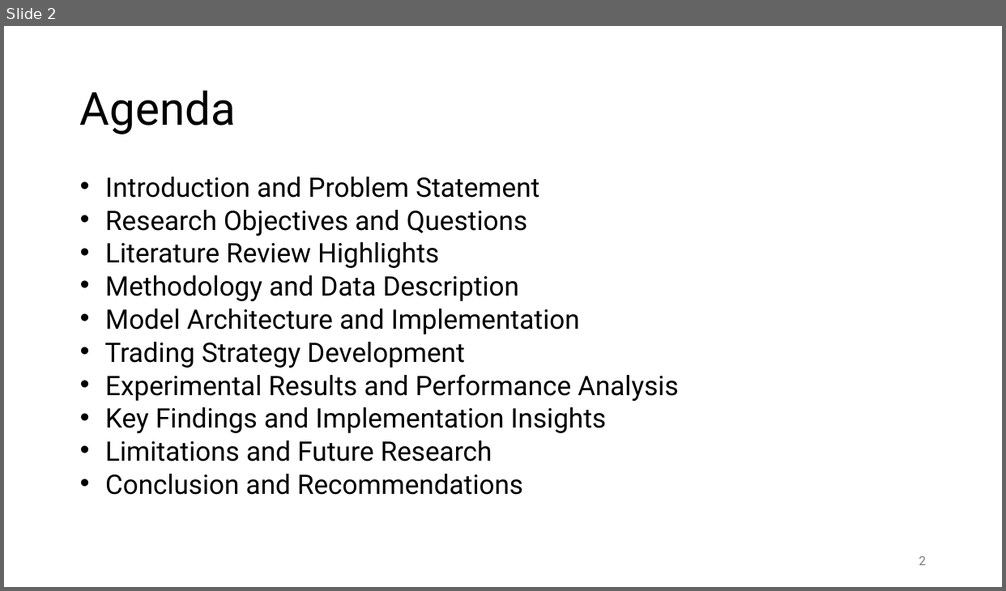
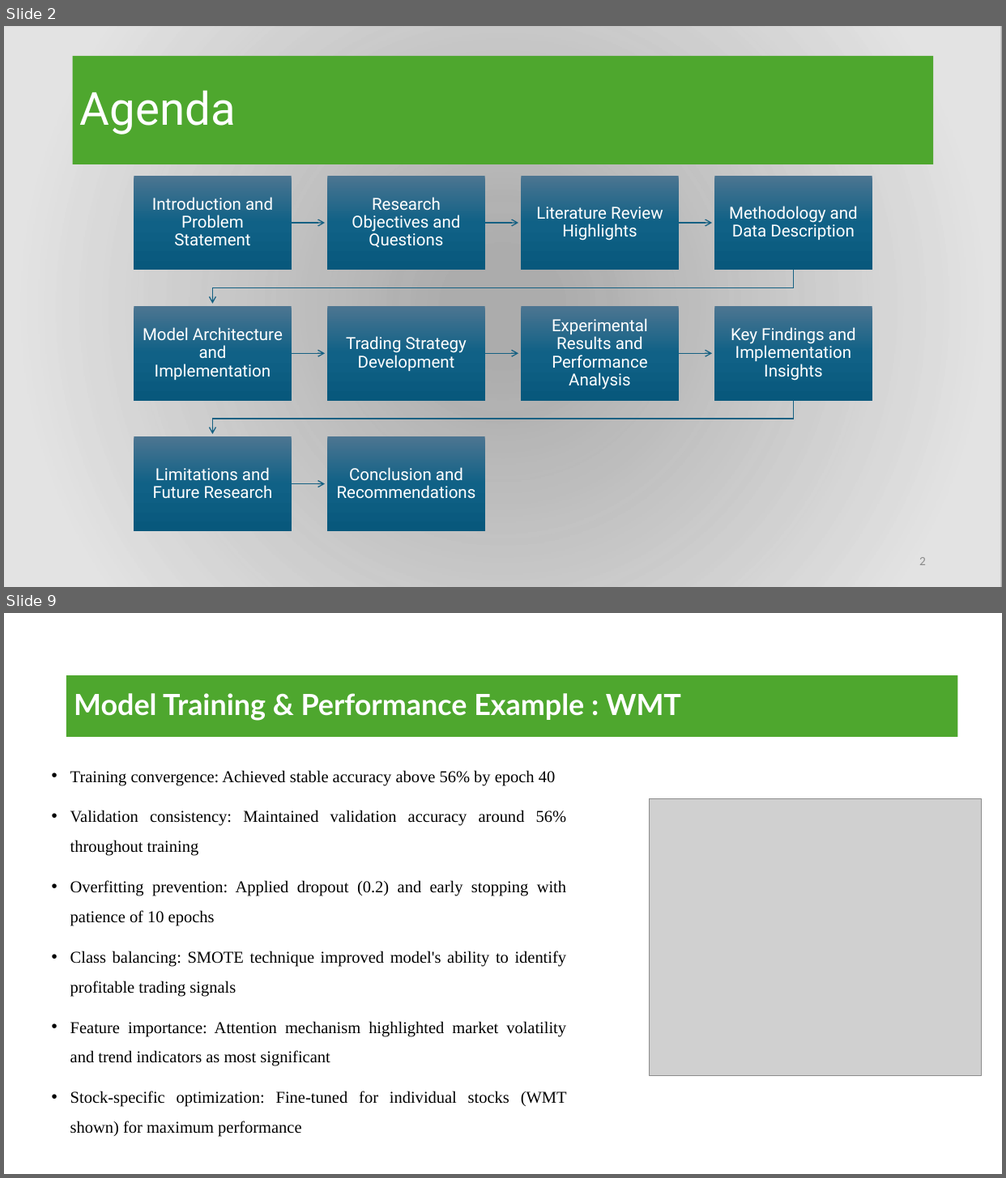
Before and after one commit to BiniamD/Class, a slide deck: SPRING -2025/ADTA 5900 - Advanced Data Analytics Capstone/Deep_Learning_Trading_Signal_Generation.pptx. Shown one above the other, each under a label of ours: slide 2 before the commit, slides 2 and 9 after it; the slides between them are not shown. The pictures are 1006x591 and 1006x1178 pixels, drawn with LibreOffice and Linux fonts; fonts in the diff are those of the drawing; grey boxes stand for pictures; background and template pictures are left out; a plain dark background stands for a picture behind light text. Boxes give left, top, right and bottom in pixels: in the first picture for what was removed or moved away, otherwise in the second. Text is boxed around its words. In the diff, an @@ line names an element or a change of style, - is before the commit and + after.

```diff
--- a/SPRING -2025/ADTA 5900 - Advanced Data Analytics Capstone/Deep_Learning_Trading_Signal_Generation.pptx
+++ b/SPRING -2025/ADTA 5900 - Advanced Data Analytics Capstone/Deep_Learning_Trading_Signal_Generation.pptx
@@ slide 9 added at <box>4,613,1002,1174</box>, background #FFFFFF @@
@@ title added at <box>66,675,957,736</box>, fill #4EA72E, 28 pt, text #FFFFFF, bold @@
+Model Training & Performance Example : WMT
@@ text added at <box>70,770,567,1137</box>, 16 pt, text #000000 @@
+• Training convergence: Achieved stable accuracy above 56% by epoch 40
+• Validation consistency: Maintained validation accuracy around 56% throughout training
+• Overfitting prevention: Applied dropout (0.2) and early stopping with patience of 10 epochs
+• Class balancing: SMOTE technique improved model's ability to identify profitable trading signals
+• Feature importance: Attention mechanism highlighted market volatility and trend indicators as most significant
+• Stock-specific optimization: Fine-tuned for individual stocks (WMT shown) for maximum performance
@@ picture added at <box>650,799,981,1076</box> @@
@@ slide 2 changed as well @@
@@ background #FFFFFF to picture (left out) @@
@@ rectangle added at <box>4,26,1002,587</box>, fill gradient #E8E8E8 @@
@@ title "Agenda": place and size @@
-title "Agenda" at <box>80,90,236,135</box>
+title "Agenda" at <box>73,56,934,165</box>
@@ title "Agenda" at <box>73,56,934,165</box>: text colour #000000 to #FFFFFF; fill none to #4EA72E @@
@@ text removed at <box>105,177,678,495</box> @@
-• Introduction and Problem Statement
-• Research Objectives and Questions
-• Literature Review Highlights
-• Methodology and Data Description
-• Model Architecture and Implementation
-• Trading Strategy Development
-• Experimental Results and Performance Analysis
-• Key Findings and Implementation Insights
-• Limitations and Future Research
-• Conclusion and Recommendations
@@ group added at <box>134,176,872,531</box>: 10 rectangles, 10 texts, 9 freeform shapes @@
+Introduction and Problem Statement
+Research Objectives and Questions
+Literature Review Highlights
+Methodology and Data Description
+Model Architecture and Implementation
+Trading Strategy Development
+Experimental Results and Performance Analysis
+Key Findings and Implementation Insights
+Limitations and Future Research
+Conclusion and Recommendations
@@ page number at <box>919,557,926,565</box>: font Roboto to Calibri, text colour #797979 to #8C8C8C; more space between paragraphs @@
```
Also in this commit, not shown: 16 other slides changed, 1 other file.
